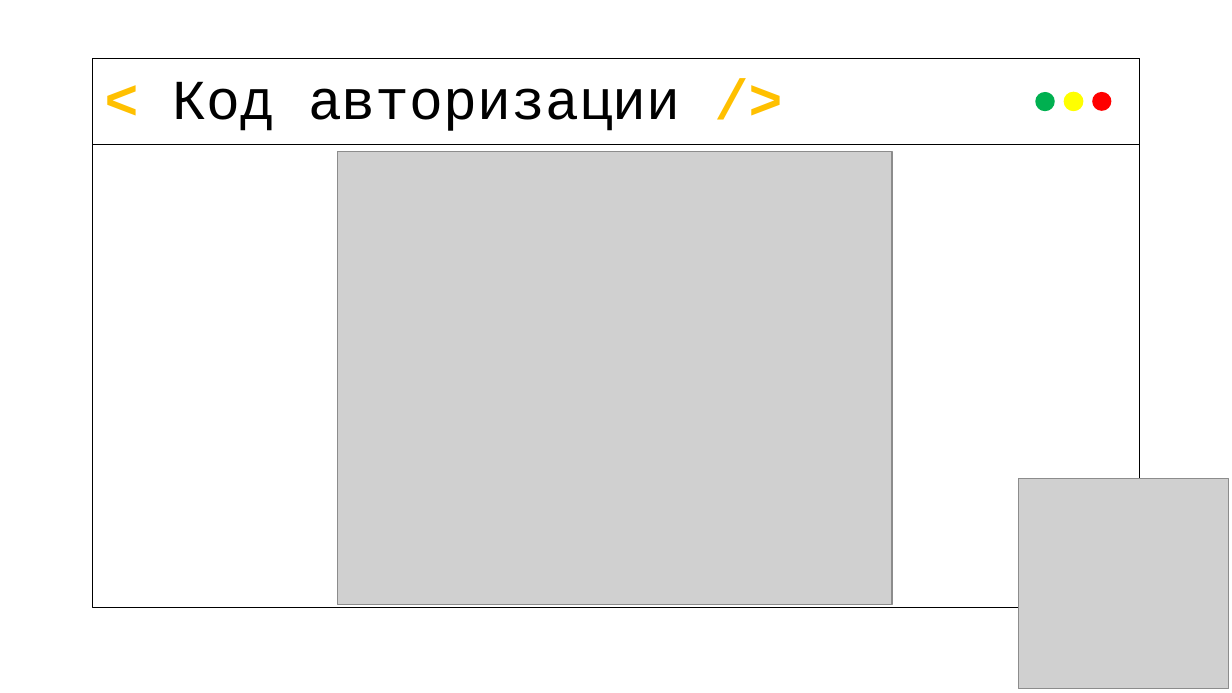
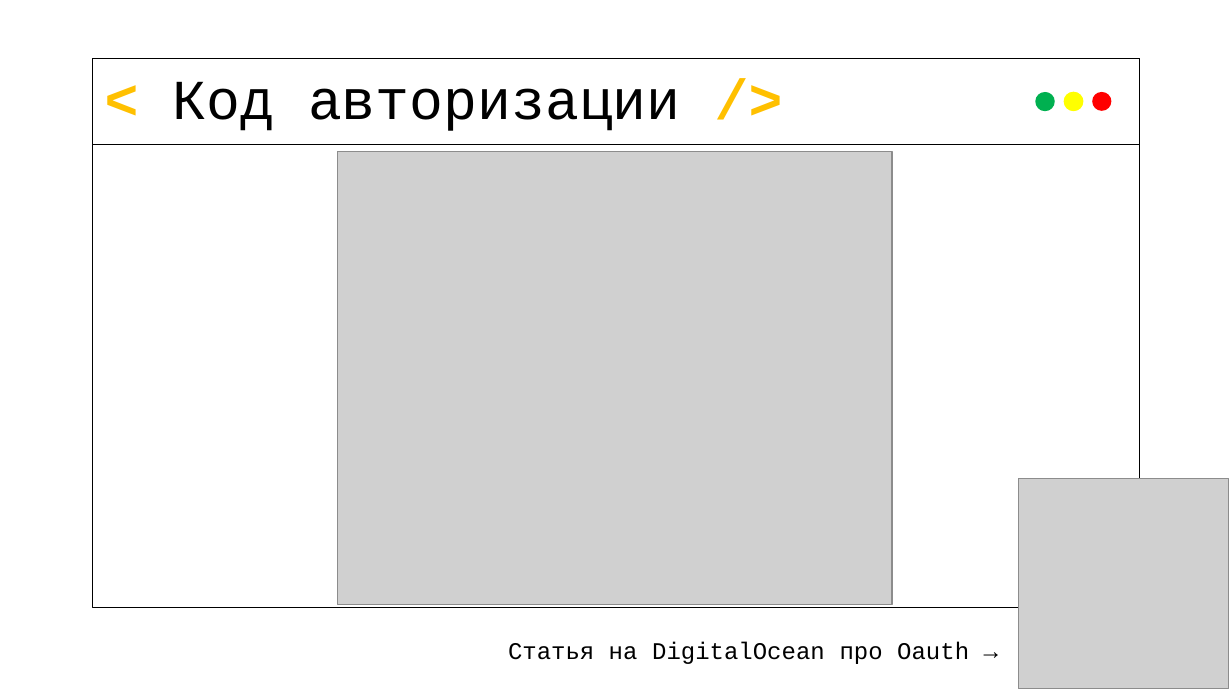
Before and after one commit to Vaynbaum/lecture-oauth, a slide deck: slide 14 of lecture.pptx. Drawn at 1232x693 pixels with LibreOffice and Linux fonts; fonts in the diff are those of the drawing; grey boxes stand for pictures. Boxes give left, top, right and bottom in pixels: in the first picture for what was removed or moved away, otherwise in the second. Text is boxed around its words. In the diff, an @@ line names an element or a change of style, - is before the commit and + after.

```diff
--- a/lecture.pptx
+++ b/lecture.pptx
@@ text added at (508,642,969,664), 14 pt, text #000000 @@
+Статья на DigitalOcean про Oauth →
```
Also in this commit, not shown: 7 other slides changed.
